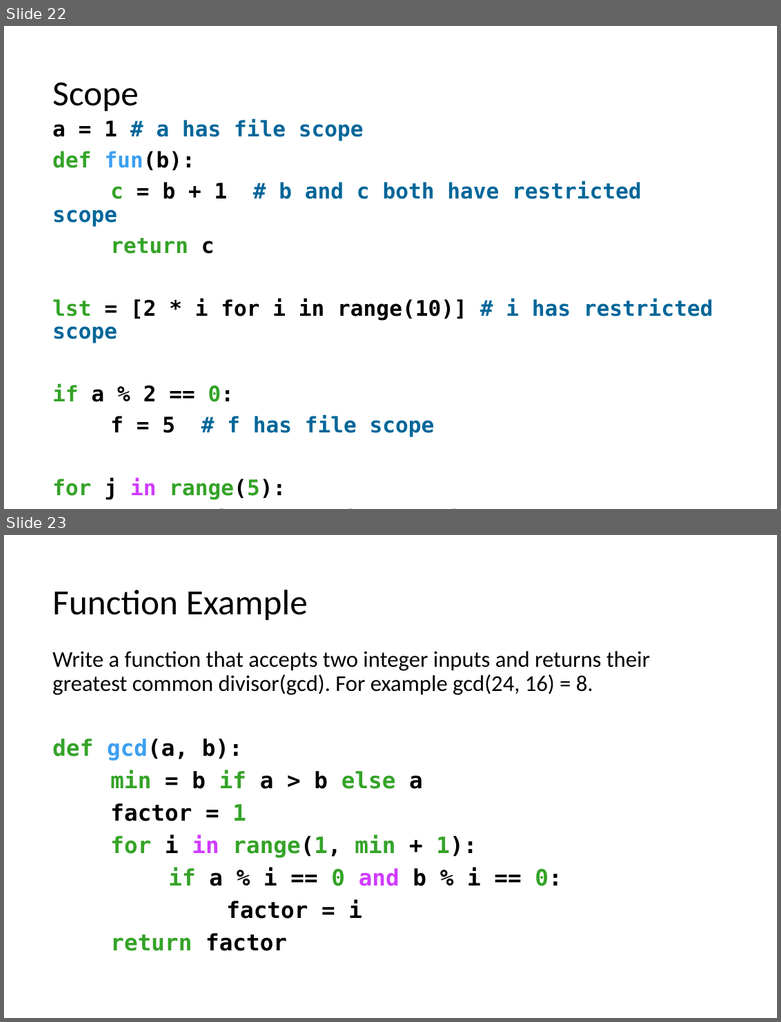
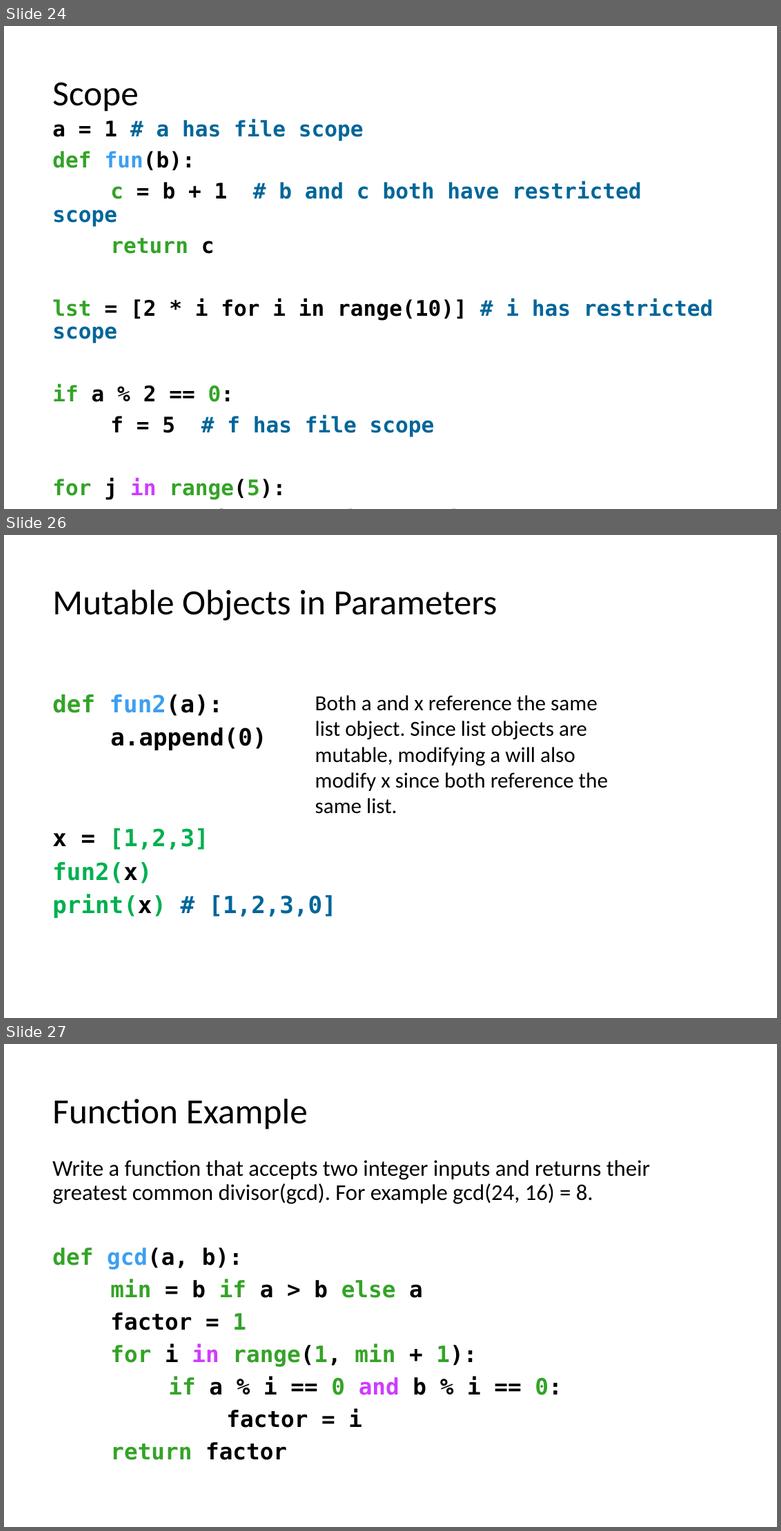
Before and after one commit to LongBaoNguyen/longbaonguyen.github.io, a slide deck: courses/apcsp/lect8.pptx. Shown one above the other, each under a label of ours: slides 22 and 23 before the commit, slides 24, 26 and 27 after it; the slides between them are not shown. The pictures are 781x1022 and 781x1531 pixels, drawn with LibreOffice and Linux fonts; fonts in the diff are those of the drawing. Boxes give left, top, right and bottom in pixels: in the first picture for what was removed or moved away, otherwise in the second. Text is boxed around its words. In the diff, an @@ line names an element or a change of style, - is before the commit and + after.

```diff
--- a/courses/apcsp/lect8.pptx
+++ b/courses/apcsp/lect8.pptx
@@ slide 26 added at [4, 535, 777, 1018], background #FFFFFF @@
@@ title added at [52, 590, 497, 621], 33 pt, text #000000 @@
+Mutable Objects in Parameters
@@ text added at [52, 694, 337, 918], 22 pt, text #00B050, bold @@
+def fun2(a):
+a.append(0)
+x = [1,2,3]
+fun2(x)
+print(x) # [1,2,3,0]
@@ text added at [315, 695, 608, 814], 20 pt, text #000000 @@
+Both a and x reference the same list object. Since list objects are mutable, modifying a will also modify x since both reference the same list.
@@ what was slide 22 is now slide 24 @@
@@ what was slide 23 is now slide 27 @@
```
Also in this commit, not shown: 3 other slides added, 3 other files.
